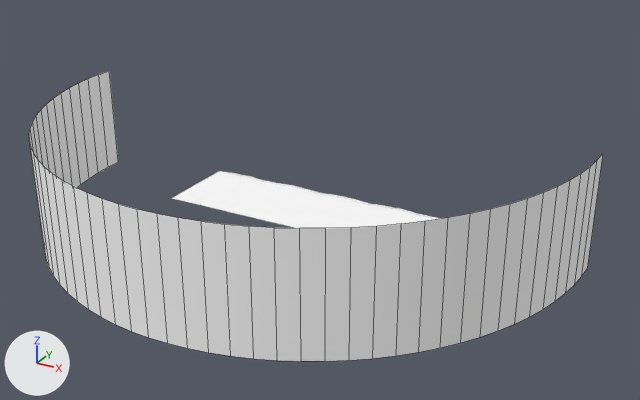
A saved change to the Blender file tools/blender/scenes/telaviv.blend.
One viewpoint serves both versions: a 50 mm lens placed at (21178.0, -29251.0, 14393.0), pointed at (5438.0, -634.0, 85.0). Arrows for +X, +Y and +Z are at lower left; the lights stay in place. The picture after the commit comes second. Mesh edges are drawn as thin lines on the coarser meshes.

In view in the first picture: 'WesternSky_000', 'WesternSky_010', 'WesternSky_012', 'WesternSky_020', 'WesternSky_021', 'WesternSky_029', 'WesternSky_030', 'WesternSky_039', 'WesternSky_041', 'WesternSky_042', 'WesternSky_043', 'WesternSky_045' and 35 more.
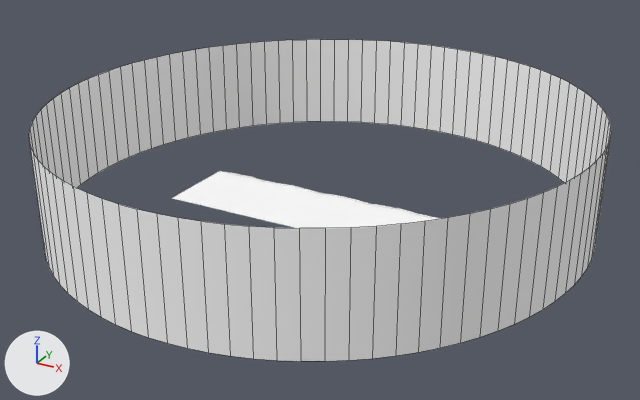
What differs and where, as boxes (x1, y1, x2, y2) in the pictures (640 x 400 px):
'WesternSky_045', reshaped (42% taller): before (373, 154, 603, 358); after (373, 67, 611, 358)
'WesternSky_000', reshaped (210% wider, 14% taller): before (29, 71, 118, 293); after (29, 40, 307, 293)
'WesternSky_015', added: after (375, 41, 418, 127)
'WesternSky_006', added: after (348, 40, 377, 123)
'WesternSky_035', added: after (465, 52, 496, 144)
'WesternSky_036', added: after (489, 57, 519, 152)
'WesternSky_002', added: after (307, 39, 321, 122)
'WesternSky_005', added: after (334, 39, 349, 122)
'WesternSky_003', added: after (321, 39, 335, 122)
'WesternSky_023', added: after (414, 44, 432, 129)
'WesternSky_024', added: after (427, 46, 445, 132)
'WesternSky_025', added: after (440, 47, 458, 135)
'WesternSky_027', added: after (453, 49, 471, 137)
'WesternSky_044', added: after (511, 63, 530, 156)
part 1 of me_westernsky_000, added: after (110, 40, 307, 162)
part 2 of me_westernsky_045, added: after (521, 67, 611, 266)

Patch to the scene script:
```diff
--- a/tools/blender/scenes/telaviv.blend.py
+++ b/tools/blender/scenes/telaviv.blend.py
@@ me_westernsky_000 @@
-me_westernsky_000.from_pydata(...)  # 38 vertices, 18 faces; spans x -5600.0..1067.0, y -10347.0..0.0, z -570.0..3800.0
+me_westernsky_000.from_pydata(...)  # 70 vertices, 33 faces; spans x -5600.0..1067.0, y -10347.0..9312.0, z -570.0..3800.0
+# me_westernsky_000 part 1: a new loose piece of 32 vertices spanning x -5600.0..-800.0, y 0.0..9312.0, z -570.0..3800.0, in mat_westernsky
 me_westernsky_000.materials.append(mat_westernsky)
@@ me_westernsky_045 @@
-me_westernsky_045.from_pydata(...)  # 30 vertices, 14 faces; spans x 11775.0..16000.0, y -8886.0..0.0, z -570.0..3800.0
+me_westernsky_045.from_pydata(...)  # 62 vertices, 30 faces; spans x 10600.0..16000.0, y -8886.0..9699.0, z -570.0..3800.0
+# me_westernsky_045 part 2: 32 vertices added at x 10600.0..15977.0, y 733.0..9699.0, z -570.0..3800.0
 me_westernsky_045.materials.append(mat_westernsky)
@@ ob_westernsky_044 @@
+ob_westernsky_044 = bpy.data.objects.new('WesternSky_044', me_westernsky_044)  # 4 vertices, 1 face; spans x 9977.0..10600.0, y 9699.0..10045.0, z -570.0..3800.0
+ob_westernsky_044.location = (0.0, 0.0, 0.0)
@@ ob_westernsky_036 @@
+ob_westernsky_036 = bpy.data.objects.new('WesternSky_036', me_westernsky_036)  # 6 vertices, 2 faces; spans x 8672.0..9977.0, y 10045.0..10606.0, z -570.0..3800.0
+ob_westernsky_036.location = (0.0, 0.0, 0.0)
@@ ob_westernsky_035 @@
+ob_westernsky_035 = bpy.data.objects.new('WesternSky_035', me_westernsky_035)  # 6 vertices, 2 faces; spans x 7307.0..8672.0, y 10606.0..10985.0, z -570.0..3800.0
+ob_westernsky_035.location = (0.0, 0.0, 0.0)
@@ ob_westernsky_027 @@
+ob_westernsky_027 = bpy.data.objects.new('WesternSky_027', me_westernsky_027)  # 4 vertices, 1 face; spans x 6610.0..7307.0, y 10985.0..11104.0, z -570.0..3800.0
+ob_westernsky_027.location = (0.0, 0.0, 0.0)
@@ ob_westernsky_025 @@
+ob_westernsky_025 = bpy.data.objects.new('WesternSky_025', me_westernsky_025)  # 4 vertices, 1 face; spans x 5906.0..6610.0, y 11104.0..11176.0, z -570.0..3800.0
+ob_westernsky_025.location = (0.0, 0.0, 0.0)
@@ ob_westernsky_024 @@
+ob_westernsky_024 = bpy.data.objects.new('WesternSky_024', me_westernsky_024)  # 4 vertices, 1 face; spans x 5200.0..5906.0, y 11176.0..11200.0, z -570.0..3800.0
+ob_westernsky_024.location = (0.0, 0.0, 0.0)
@@ ob_westernsky_023 @@
+ob_westernsky_023 = bpy.data.objects.new('WesternSky_023', me_westernsky_023)  # 4 vertices, 1 face; spans x 4494.0..5200.0, y 11176.0..11200.0, z -570.0..3800.0
+ob_westernsky_023.location = (0.0, 0.0, 0.0)
@@ ob_westernsky_015 @@
+ob_westernsky_015 = bpy.data.objects.new('WesternSky_015', me_westernsky_015)  # 8 vertices, 3 faces; spans x 2405.0..4494.0, y 10818.0..11176.0, z -570.0..3800.0
+ob_westernsky_015.location = (0.0, 0.0, 0.0)
@@ ob_westernsky_006 @@
+ob_westernsky_006 = bpy.data.objects.new('WesternSky_006', me_westernsky_006)  # 6 vertices, 2 faces; spans x 1067.0..2405.0, y 10347.0..10818.0, z -570.0..3800.0
+ob_westernsky_006.location = (0.0, 0.0, 0.0)
@@ ob_westernsky_005 @@
+ob_westernsky_005 = bpy.data.objects.new('WesternSky_005', me_westernsky_005)  # 4 vertices, 1 face; spans x 423.0..1067.0, y 10045.0..10347.0, z -570.0..3800.0
+ob_westernsky_005.location = (0.0, 0.0, 0.0)
@@ ob_westernsky_003 @@
+ob_westernsky_003 = bpy.data.objects.new('WesternSky_003', me_westernsky_003)  # 4 vertices, 1 face; spans x -200.0..423.0, y 9699.0..10045.0, z -570.0..3800.0
+ob_westernsky_003.location = (0.0, 0.0, 0.0)
@@ ob_westernsky_002 @@
+ob_westernsky_002 = bpy.data.objects.new('WesternSky_002', me_westernsky_002)  # 4 vertices, 1 face; spans x -800.0..-200.0, y 9312.0..9699.0, z -570.0..3800.0
+ob_westernsky_002.location = (0.0, 0.0, 0.0)
```
